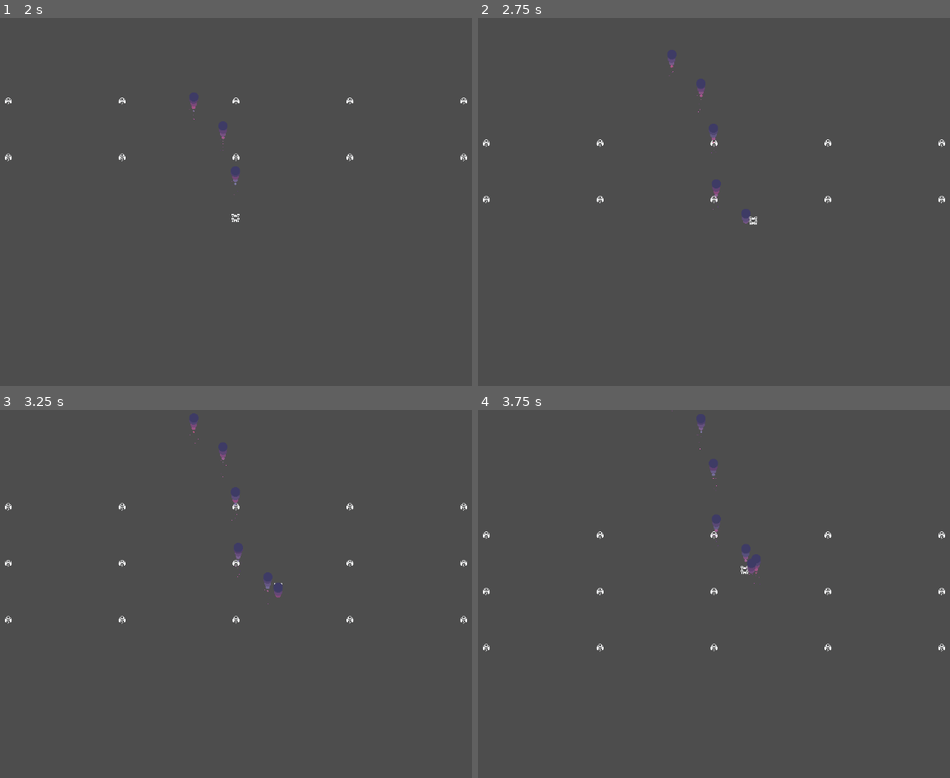
Above: before the commit, frames 1-4 (two rows, left to right).
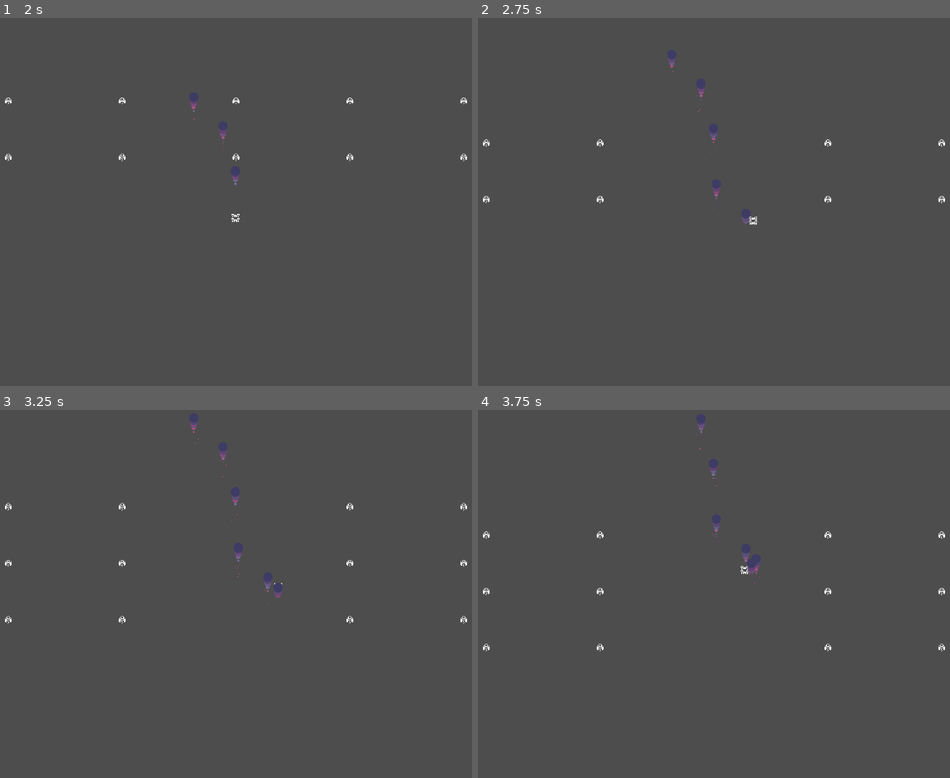
Above: after the commit, the same moments.

Repository: SuperGoon97/BulletJam6
Game: Godot game, scene res://Levels/level_test.tscn
The game is run twice, just before and just after one commit, with the same random seed, the same clock (stepped at 60 frames per second) and the same inputs.
Inputs:
- Up to frame 1 (2 s): tap Enter at 0.5 s; hold D (move_right) 0.53-1.28 s; hold Space (fire) 0.53-1.28 s; hold S (move_down) from 1.28 s (still down); tap Space (fire) at 1.35 s
- Up to frame 2 (2.75 s): tap Space (fire) at 2 s; release S (move_down) at 2.03 s; hold D (move_right) from 2.03 s (still down); hold Space (fire) from 2.03 s (still down)
- Up to frame 3 (3.25 s): release D (move_right) at 2.78 s; release Space (fire) at 2.78 s; hold W (move_up) from 2.78 s (still down); tap Space (fire) at 2.85 s
- Up to frame 4 (3.75 s): release W (move_up) at 3.53 s; hold A (move_left) from 3.53 s (still down); hold Space (fire) from 3.53 s (still down)

Frame 1 is identical in both runs. In frame 2, less than 0.1% of the frame differs, in the area x 49-51%, y 33-51%; in frame 3, less than 0.1%; in frame 4, less than 0.1%, in the area x 49-51%, y 32-66%.

Commit message:
Made bullets kill enemies

Diff:
--- a/Nodes/Bullets/bullet.gd
+++ b/Nodes/Bullets/bullet.gd
@@ -2,7 +2,6 @@
 
 
 @export_range(0.0,100.0,0.1,"or_greater") var speed:float = 10.0
-
 @onready var bullet_sprite: Sprite2D = $bullet_sprite
 
 var direction:Vector2 = Vector2(1.0,0.0)
@@ -15,6 +14,7 @@
 
 func _on_bullet_hitbox_area_entered(area: Area2D) -> void:
 	var node:Node2D = area.get_parent()
+	node.queue_free()
 	print(node.name)
 
 
--- a/Nodes/Bullets/bullet.tscn
+++ b/Nodes/Bullets/bullet.tscn
@@ -21,6 +21,7 @@
 [node name="bullet_hitbox" type="Area2D" parent="."]
 visible = false
 collision_layer = 0
+collision_mask = 0
 
 [node name="bullet_hitbox_shape" type="CollisionShape2D" parent="bullet_hitbox"]
 shape = SubResource("CircleShape2D_ix6xb")
--- a/Nodes/Enemies/enemy.tscn
+++ b/Nodes/Enemies/enemy.tscn
@@ -1,6 +1,6 @@
 [gd_scene load_steps=4 format=3 uid="uid://cr0jqavpandfy"]
 
-[ext_resource type="Script" uid="uid://bqrnqqounni4k" path="res://enemy.gd" id="1_4mq8h"]
+[ext_resource type="Script" uid="uid://bqrnqqounni4k" path="res://Nodes/Enemies/enemy.gd" id="1_4mq8h"]
 [ext_resource type="Texture2D" uid="uid://do8of5x0kcfqn" path="res://Sprites/tex_16_enemy_base.png" id="2_xmpay"]
 
 [sub_resource type="CircleShape2D" id="CircleShape2D_4mq8h"]
--- a/Nodes/Spawners/bullet_spawner.gd
+++ b/Nodes/Spawners/bullet_spawner.gd
@@ -10,4 +10,6 @@
 	new_bullet.direction = new_bullet.direction.rotated(angle)
 	new_bullet.speed = speed
 	new_bullet.global_position = global_position
+	var new_bullet_hitbox :Area2D = new_bullet.get_node("bullet_hitbox")
+	new_bullet_hitbox.set_collision_mask_value(team + 1 , true)
 	get_tree().get_first_node_in_group("level").add_child(new_bullet)
Renamed: enemy.gd -> Nodes/Enemies/enemy.gd
Renamed: enemy.gd.uid -> Nodes/Enemies/enemy.gd.uid
